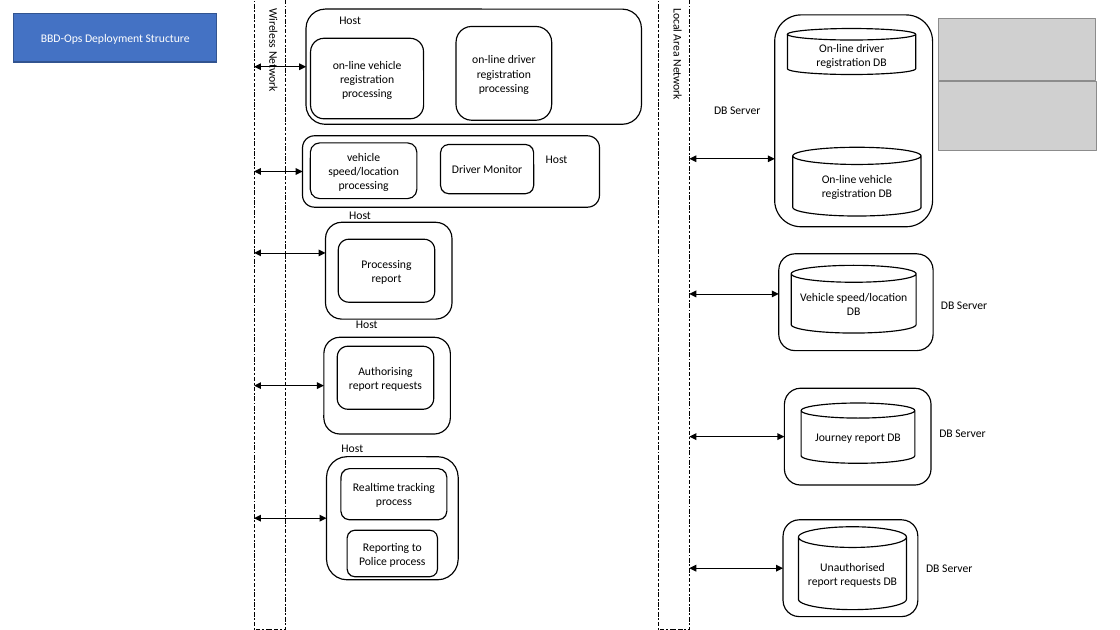
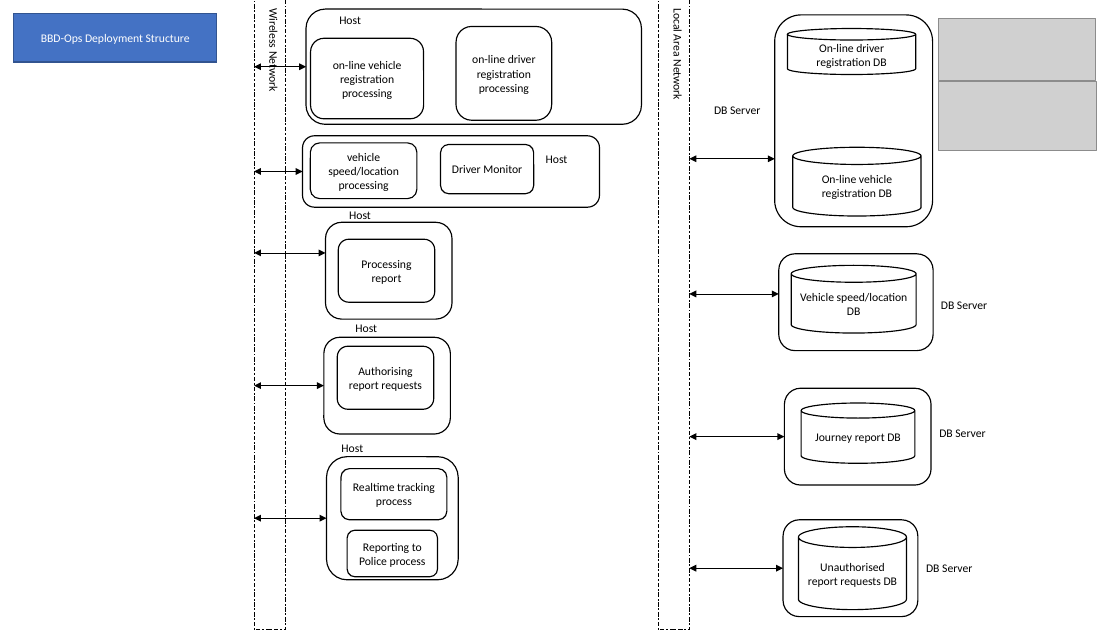
Before and after one commit to st970703/Software_Architecture_Report, a slide deck: slide 11 of Big Brother Driver Diagrams.pptx. Drawn at 1120x630 pixels with LibreOffice and Linux fonts; fonts in the diff are those of the drawing; grey boxes stand for pictures. Boxes give left, top, right and bottom in pixels: in the first picture for what was removed or moved away, otherwise in the second. Text is boxed around its words. In the diff, an @@ line names an element or a change of style, - is before the commit and + after.

```diff
--- a/Big Brother Driver Diagrams.pptx
+++ b/Big Brother Driver Diagrams.pptx
@@ text "Host": place and size @@
-text "Host" at (356, 318, 378, 328)
+text "Host" at (355, 324, 377, 332)
```
Also in this commit, not shown: 1 other file.
